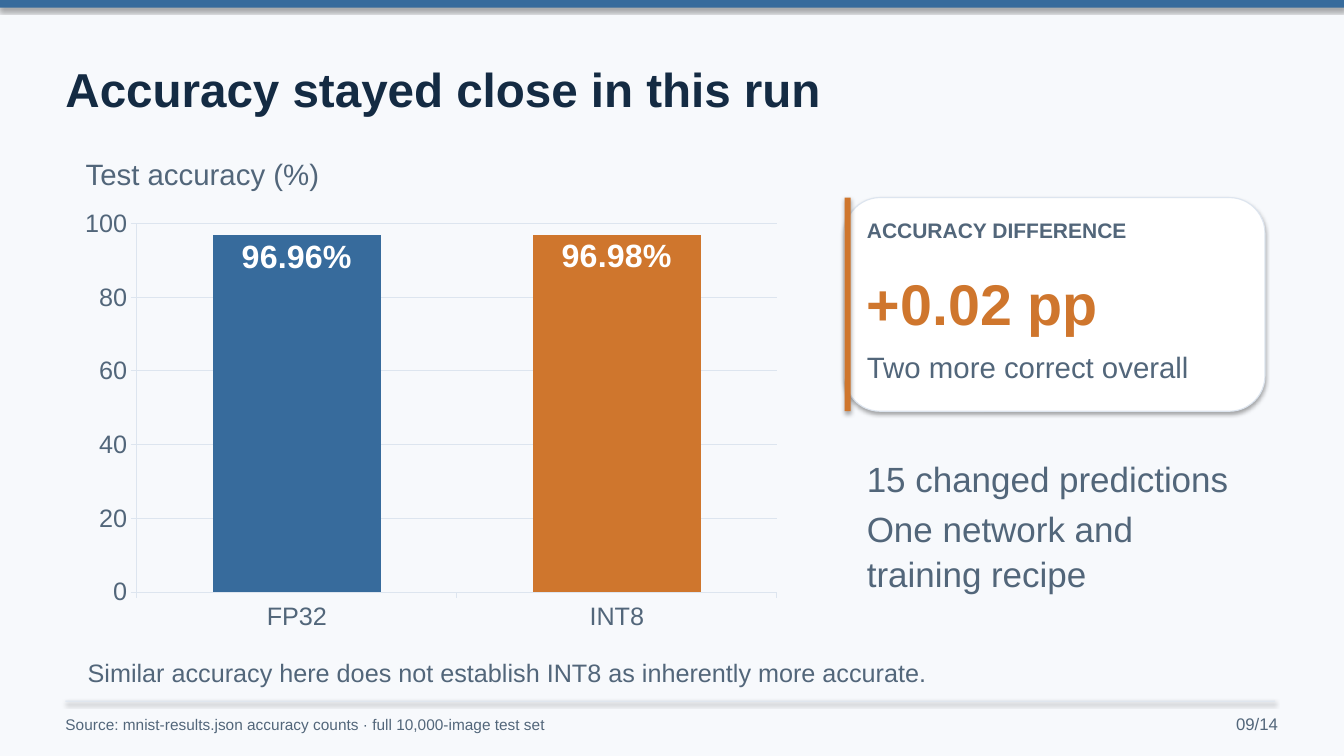
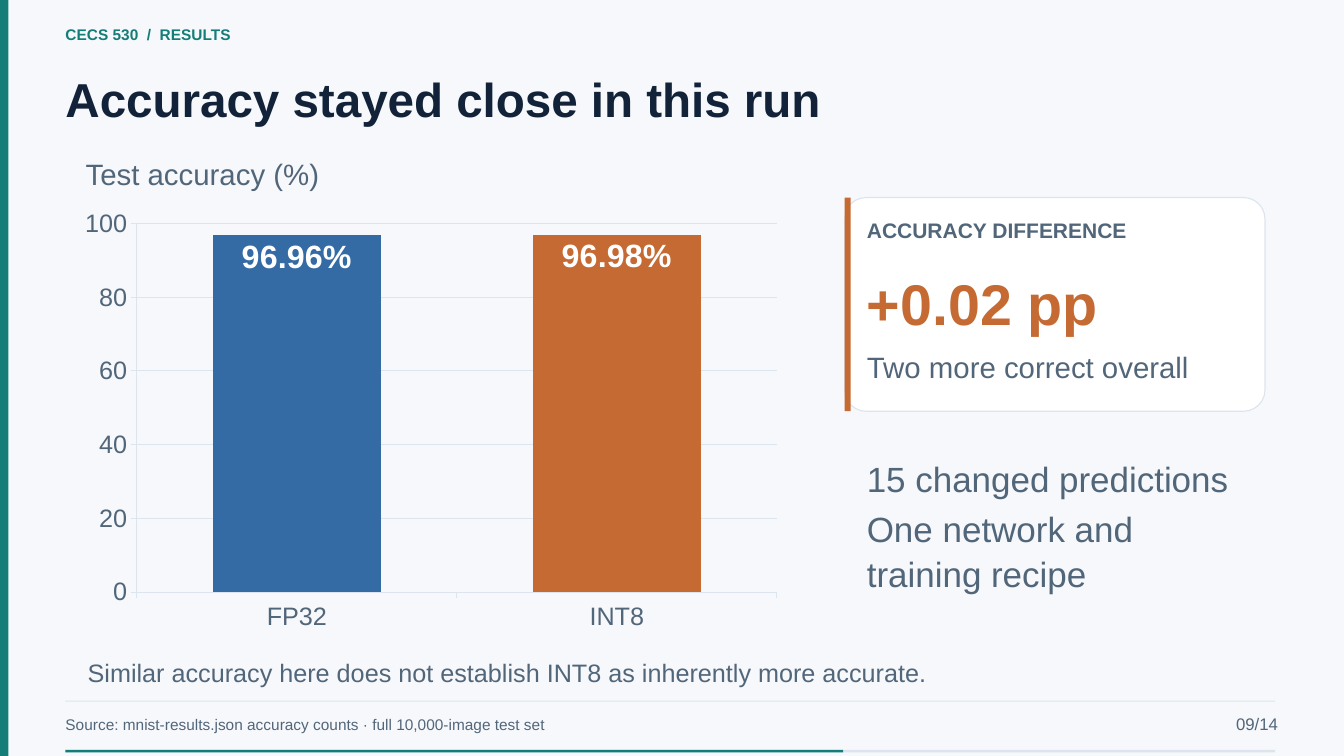
Before and after one commit to EnragedWaters/CECS-530-Quantized-Neural-Network-Accelerator, a slide deck: slide 9 of presentation/project-presentation.pptx. Drawn at 1344x756 pixels with LibreOffice and Linux fonts; fonts in the diff are those of the drawing. Boxes give left, top, right and bottom in pixels: in the first picture for what was removed or moved away, otherwise in the second. Text is boxed around its words. In the diff, an @@ line names an element or a change of style, - is before the commit and + after.

Commit message:
applying a theme to powerpoint to pretty it up

```diff
--- a/presentation/project-presentation.pptx
+++ b/presentation/project-presentation.pptx
@@ background #F7F9FC to #F6F8FB @@
@@ rectangle removed at <box>0,0,1344,7</box> @@
@@ rectangle added at <box>0,0,9,756</box>, fill #147D78 @@
@@ text added at <box>65,29,231,40</box>, 11 pt, text #147D78, bold @@
+CECS 530 / RESULTS
@@ text "Accuracy stayed close in this ...": place and size @@
-text "Accuracy stayed close in this ..." at <box>65,72,821,117</box>
+text "Accuracy stayed close in this ..." at <box>65,82,821,127</box>
@@ text "Accuracy stayed close in this ..." at <box>65,82,821,127</box>: text colour #142B43 to #122339 @@
@@ rounded rectangle at <box>845,198,1265,411</box>: outline #DDE5EF 0.8 pt to #DCE5EE 0.8 pt; shadow off; proportions changed @@
@@ rectangle at <box>845,198,851,411</box>: fill #CF762D to #C46A32; shadow off @@
@@ rectangle at <box>66,701,1275,702</box>: fill #DDE5EF to #DCE5EE; shadow off @@
@@ rectangle added at <box>66,750,1275,753</box>, fill #DCE5EE @@
@@ rectangle added at <box>66,750,843,753</box>, fill #147D78 @@
```
Also in this commit, not shown: 17 other slides changed, 2 other files.
